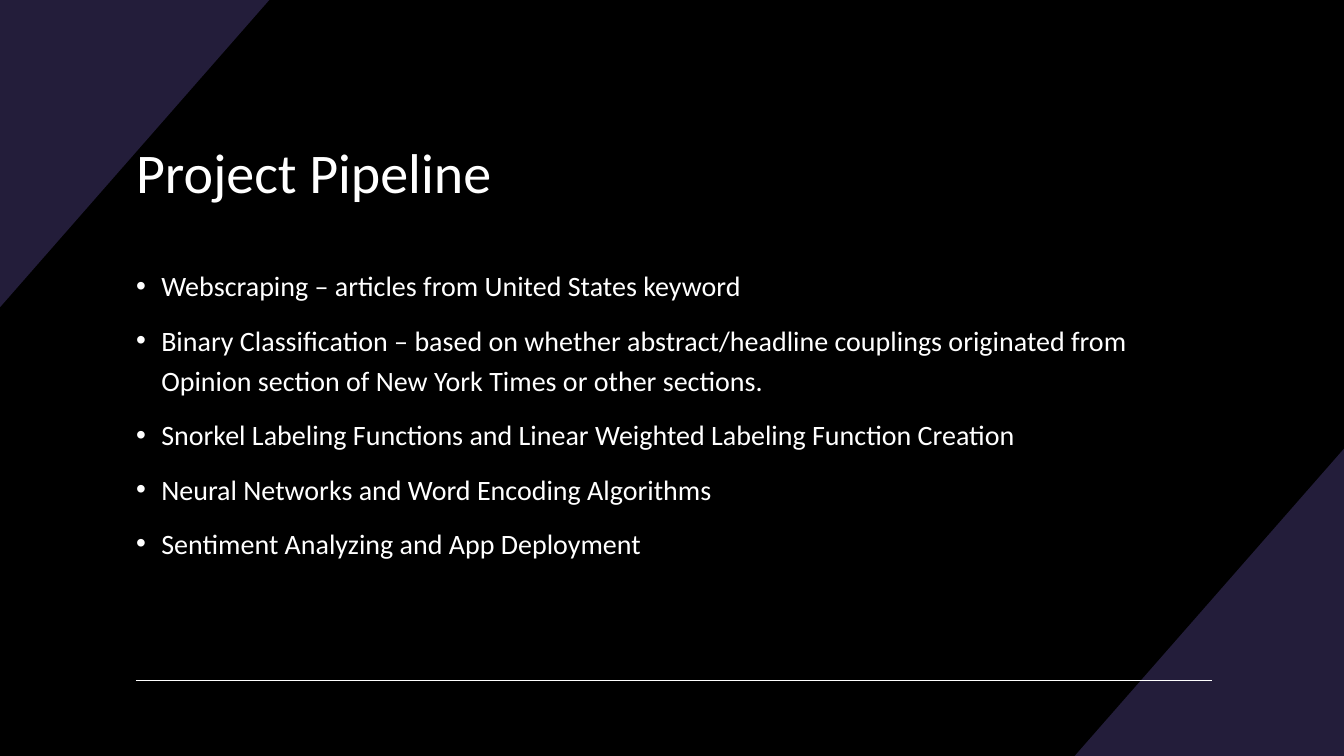
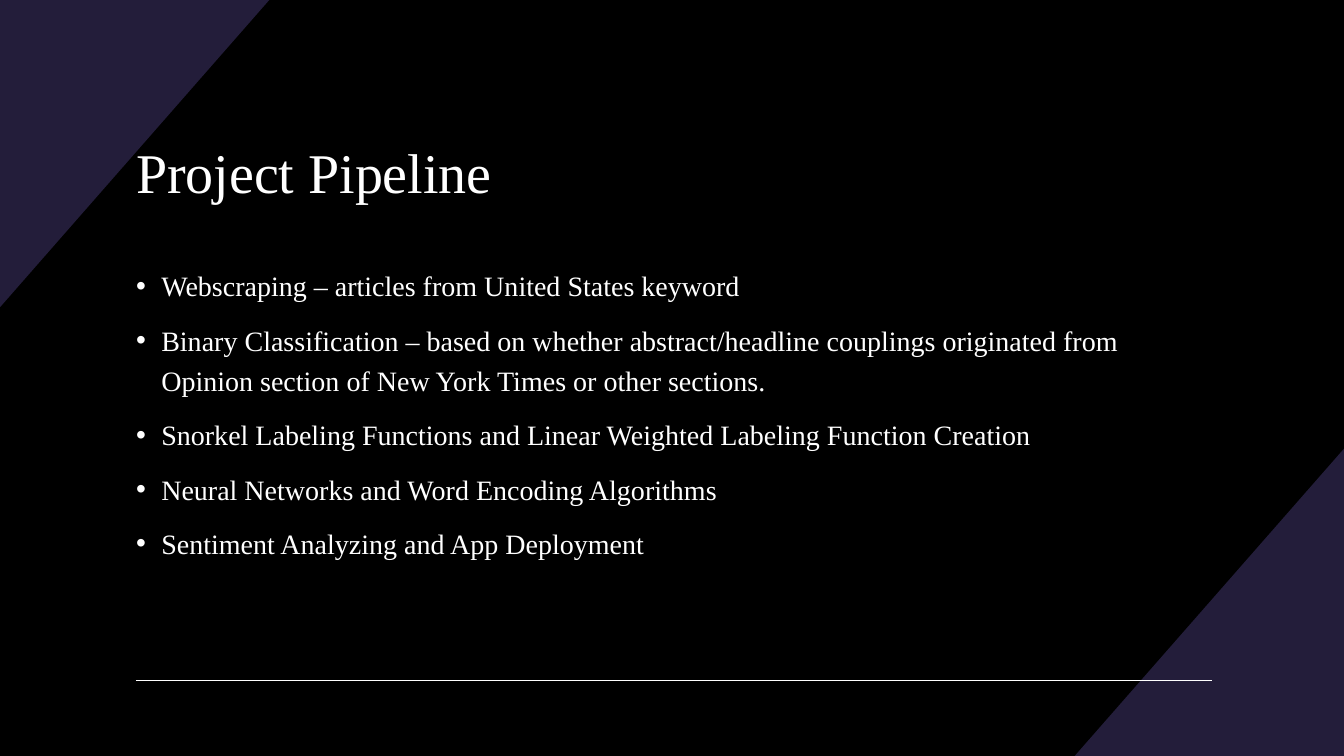
Before and after one commit to BenjaminRocco/Capstone_Project, a slide deck: slide 4 of Capstone_Presentation.pptx. Drawn at 1344x756 pixels with LibreOffice and Linux fonts; fonts in the diff are those of the drawing. Boxes give left, top, right and bottom in pixels: in the first picture for what was removed or moved away, otherwise in the second. Text is boxed around its words. In the diff, an @@ line names an element or a change of style, - is before the commit and + after.

```diff
--- a/Capstone_Presentation.pptx
+++ b/Capstone_Presentation.pptx
@@ title "Project Pipeline" at [136, 150, 491, 204]: font Calibri to Times New Roman @@
@@ text "Webscraping – articles from United ..." at [161, 276, 1117, 560]: font Calibri to Times New Roman @@
```
Also in this commit, not shown: 1 other slide changed, 2 slides added, 1 slide removed, 9 other files.
